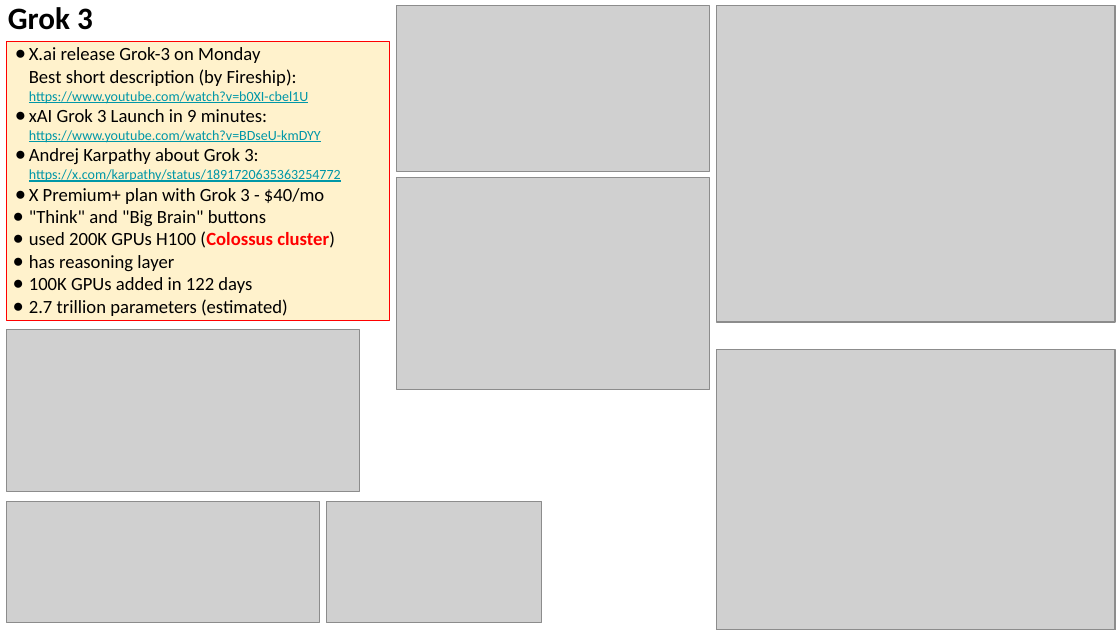
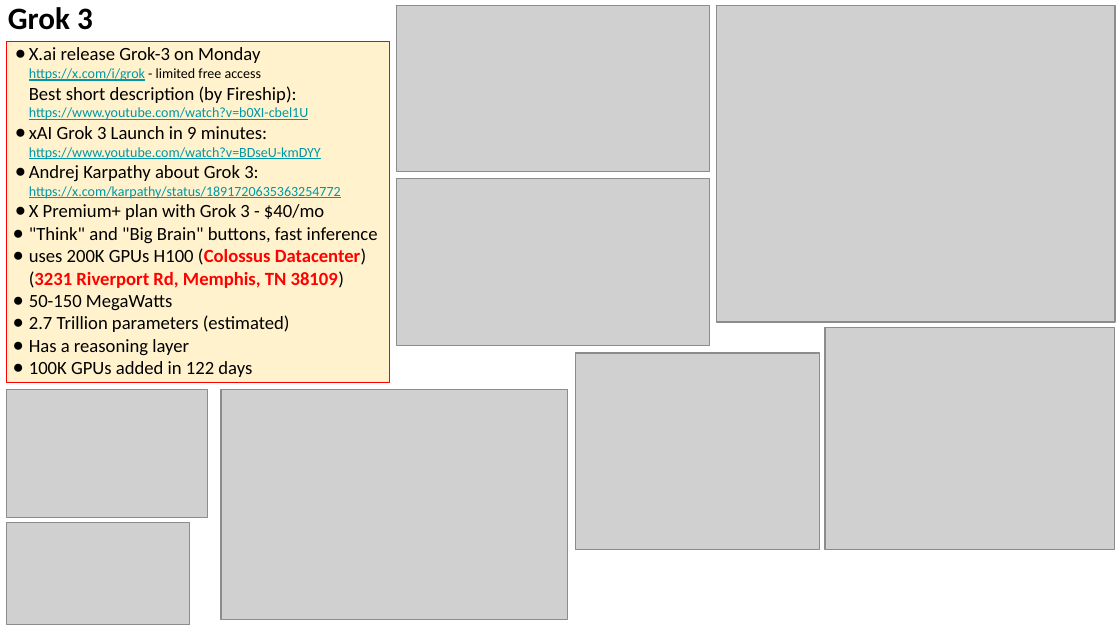
Before and after one commit to lselector/seminar, a slide deck: slide 2 of 2025/2025-02-21-AI-Updates.pptx. Drawn at 1120x630 pixels with LibreOffice and Linux fonts; fonts in the diff are those of the drawing; grey boxes stand for pictures. Boxes give left, top, right and bottom in pixels: in the first picture for what was removed or moved away, otherwise in the second. Text is boxed around its words. In the diff, an @@ line names an element or a change of style, - is before the commit and + after.

Commit message:
update

```diff
--- a/2025/2025-02-21-AI-Updates.pptx
+++ b/2025/2025-02-21-AI-Updates.pptx
@@ rectangle "X.ai release Grok-3 on Monday ...": place and size @@
-rectangle "X.ai release Grok-3 on Monday ..." at box(7, 41, 390, 320)
+rectangle "X.ai release Grok-3 on Monday ..." at box(7, 41, 390, 383)
@@ text in rectangle at box(29, 47, 308, 120): text changed; size 12 to 9 pt @@
-● X.ai release Grok-3 on Monday
-  Best short description (by Fireship):
-  https://www.youtube.com/watch?v=b0XI-cbel1U
+● X.ai release Grok-3 on Monday
+  https://x.com/i/grok - limited free access
+  Best short description (by Fireship):
+  https://www.youtube.com/watch?v=b0XI-cbel1U
@@ picture: place and size @@
-picture at box(396, 177, 709, 390)
+picture at box(396, 178, 709, 345)
@@ text in rectangle at box(29, 227, 378, 356): text changed @@
-● "Think" and "Big Brain" buttons
-● used 200K GPUs H100 (Colossus cluster)
-● has reasoning layer
+● "Think" and "Big Brain" buttons, fast inference
+● uses 200K GPUs H100 (Colossus Datacenter)
+  (3231 Riverport Rd, Memphis, TN 38109)
+● 50-150 MegaWatts
+● 2.7 Trillion parameters (estimated)
+● Has a reasoning layer
@@ text in rectangle at box(29, 299, 288, 316): paragraph removed @@
-● 2.7 trillion parameters (estimated)
@@ picture: place and size @@
-picture at box(717, 349, 1116, 629)
+picture at box(825, 328, 1116, 550)
@@ picture added at box(576, 353, 820, 549) @@
@@ picture: place and size @@
-picture at box(7, 329, 360, 492)
+picture at box(7, 390, 207, 517)
@@ picture added at box(221, 390, 567, 619) @@
@@ picture removed at box(326, 502, 542, 623) @@
@@ picture: place and size @@
-picture at box(7, 502, 319, 623)
+picture at box(7, 522, 189, 625)
```
Also in this commit, not shown: 7 other slides changed.
